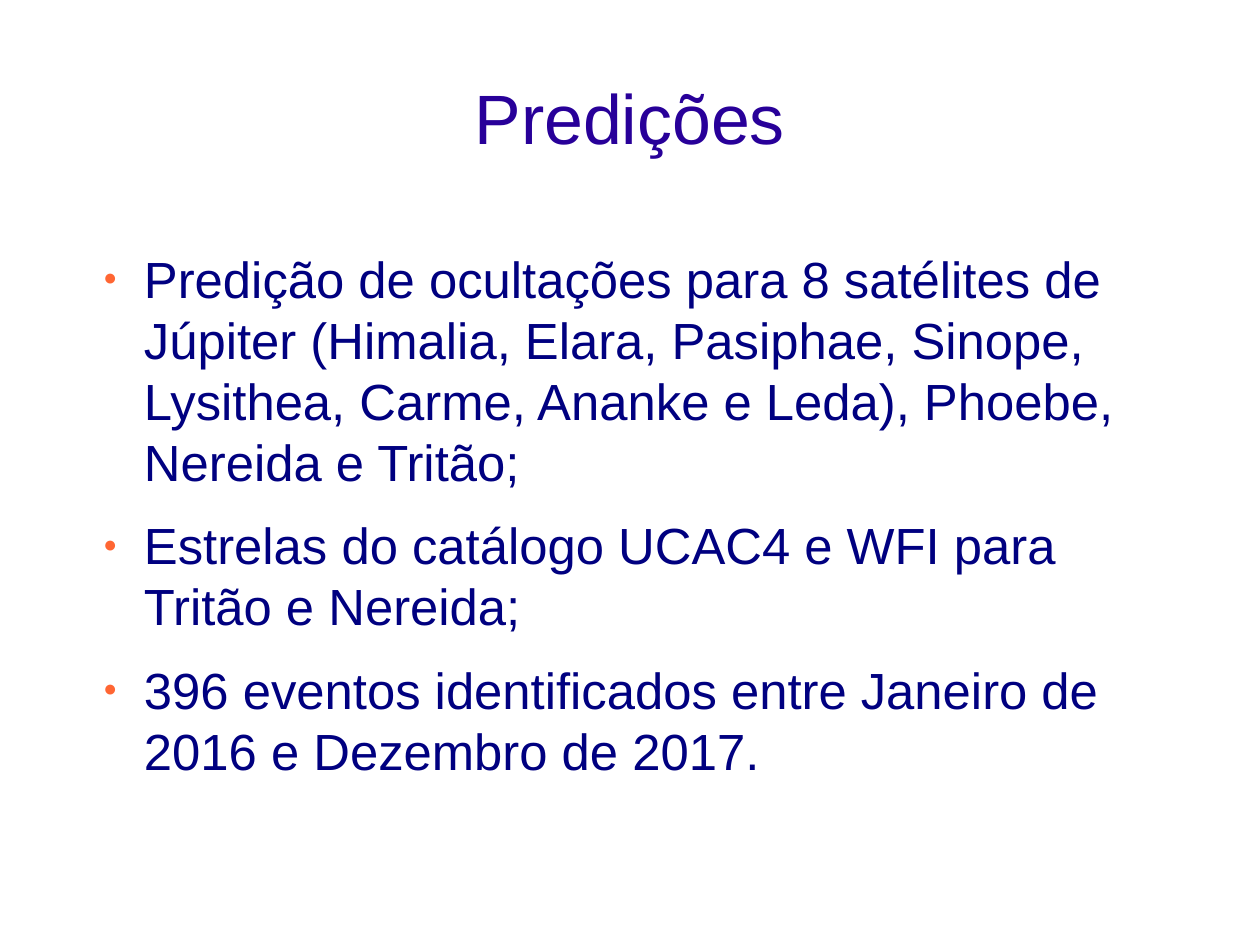
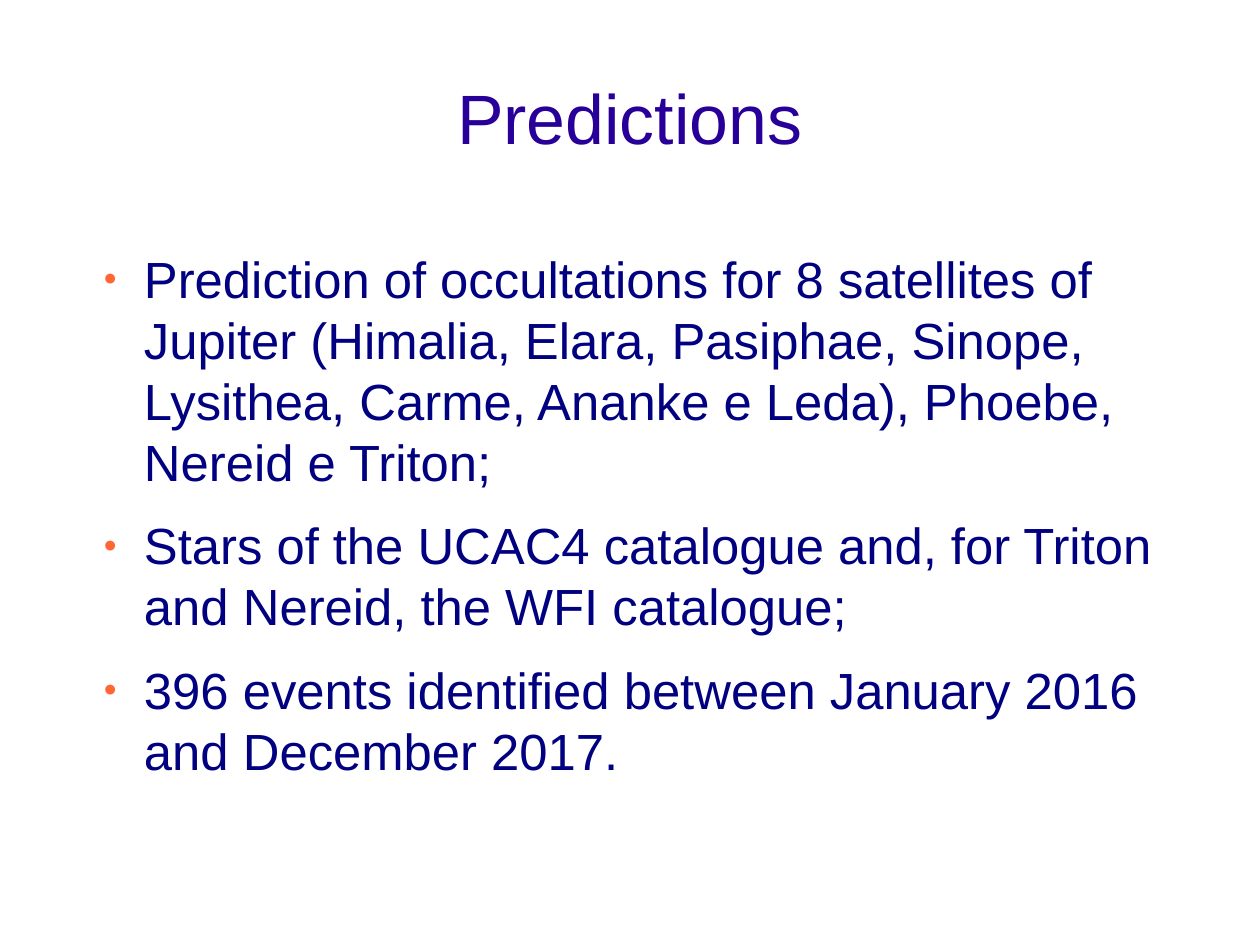
Before and after one commit to altairgomes/Latex, a slide deck: slide 9 of Poster-Apresentação/Taller2015-Altair.odp. Drawn at 1260x945 pixels with LibreOffice and Linux fonts; fonts in the diff are those of the drawing; background and template pictures are left out. Boxes give left, top, right and bottom in pixels: in the first picture for what was removed or moved away, otherwise in the second. Text is boxed around its words. In the diff, an @@ line names an element or a change of style, - is before the commit and + after.

```diff
--- a/Poster-Apresentação/Taller2015-Altair.odp
+++ b/Poster-Apresentação/Taller2015-Altair.odp
@@ title at (457,93,802,145): text changed @@
-Predições
+Predictions
@@ text at (144,261,1151,771): text changed @@
-● Predição de ocultações para 8 satélites de Júpiter (Himalia, Elara, Pasiphae, Sinope, Lysithea, Carme, Ananke e Leda), Phoebe, Nereida e Tritão;
-● Estrelas do catálogo UCAC4 e WFI para Tritão e Nereida;
-● 396 eventos identificados entre Janeiro de 2016 e Dezembro de 2017.
+● Prediction of occultations for 8 satellites of Jupiter (Himalia, Elara, Pasiphae, Sinope, Lysithea, Carme, Ananke e Leda), Phoebe, Nereid e Triton;
+● Stars of the UCAC4 catalogue and, for Triton and Nereid, the WFI catalogue;
+● 396 events identified between January 2016 and December 2017.
```
Also in this commit, not shown: 4 other slides changed, 9 slides added, 9 slides removed, 5 other files.
